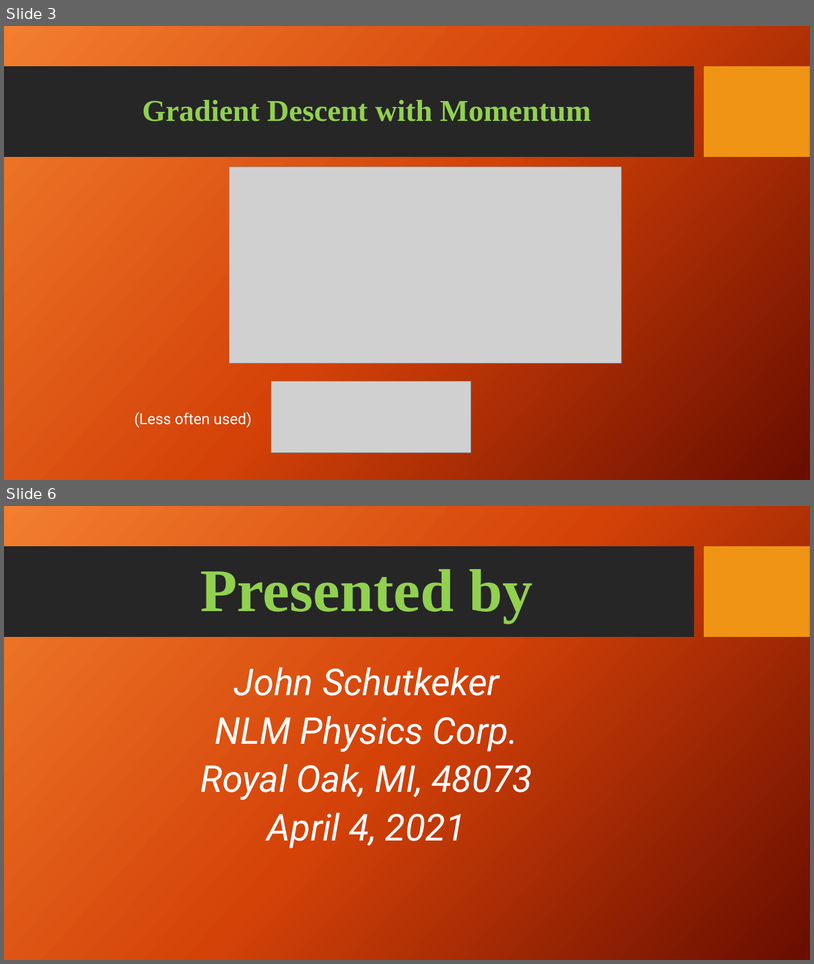
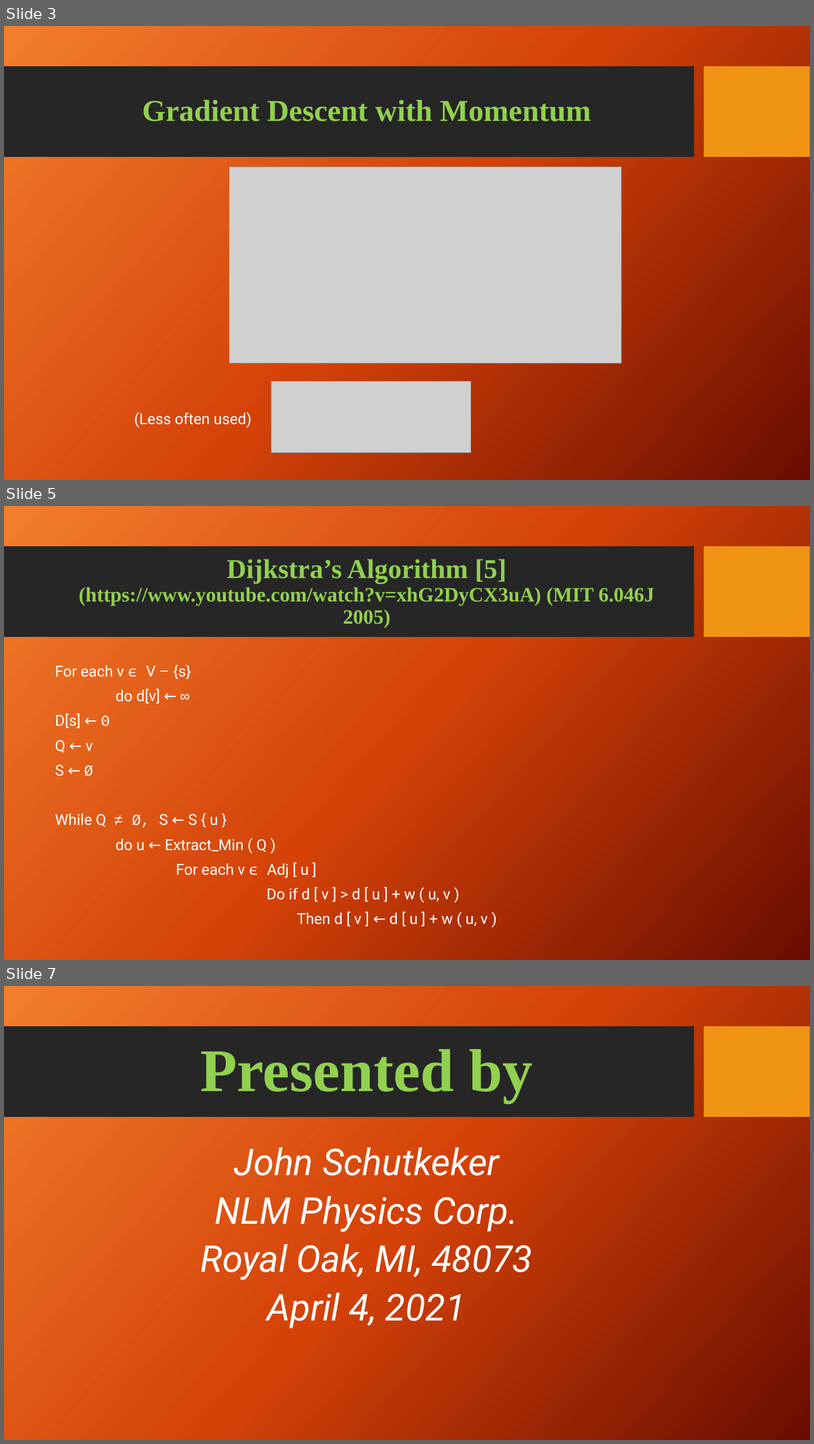
Before and after one commit to jschutkeker/AI_Cheat_Sheet, a slide deck: AI_Cheat_Sheet.pptx. Shown one above the other, each under a label of ours: slides 3 and 6 before the commit, slides 3, 5 and 7 after it; the slides between them are not shown. The pictures are 814x964 and 814x1444 pixels, drawn with LibreOffice and Linux fonts; fonts in the diff are those of the drawing; grey boxes stand for pictures; background and template pictures are left out. Boxes give left, top, right and bottom in pixels: in the first picture for what was removed or moved away, otherwise in the second. Text is boxed around its words. In the diff, an @@ line names an element or a change of style, - is before the commit and + after.

Commit message:
Dijkstra's Algorithm

```diff
--- a/AI_Cheat_Sheet.pptx
+++ b/AI_Cheat_Sheet.pptx
@@ slide 5 added at (4, 506, 810, 960), background picture (left out); not listed: 2 template elements that a slide beside it also shows @@
@@ title added at (79, 559, 654, 628), 24.3 pt, text #92D050, bold @@
+Dijkstra’s Algorithm [5]
+(https://www.youtube.com/watch?v=xhG2DyCX3uA) (MIT 6.046J 2005)
@@ text added at (55, 664, 488, 926), 18 pt, text #FFFFFF @@
+For each v ϵ V – {s}
+do d[v] ← ∞
+D[s] ← 0
+Q ← v
+S ← Ø
+While Q ≠ Ø, S ← S { u }
+do u ← Extract_Min ( Q )
+For each v ϵ Adj [ u ]
+  Do if d [ v ] > d [ u ] + w ( u, v )
+    Then d [ v ] ← d [ u ] + w ( u, v )
@@ what was slide 6 is now slide 7 @@
```
Also in this commit, not shown: 3 slides changed.
